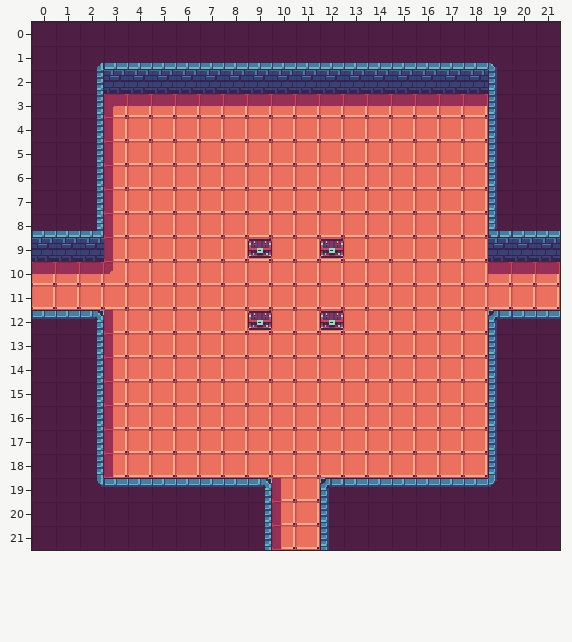
An edit to a level. Tiled map (JSON), assets/funhouse/map/1-0.json. That is the earlier state.
Cells are 16x16 px. Shown: x 0..21, y 0..21.
After:
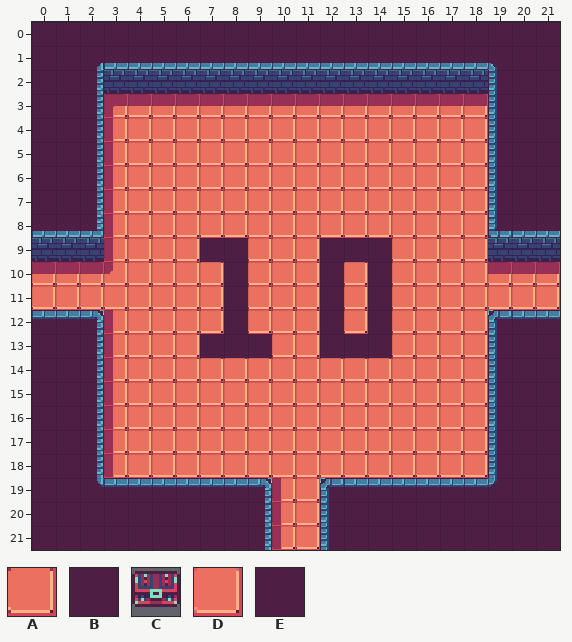
Key: from "Basics": A 5, B 6, C 30; from "Collisions": D 24, E 32.
_ is an empty cell.
See-through tiles are keyed as they look on the map.
What changed:
{"where": "layer \"Floor\""}
{"y":9,"x":7,"old":"AA","new":"BB"}
{"y":9,"x":12,"old":"AAA","new":"BBB"}
{"y":10,"x":8,"old":"A","new":"B"}
{"y":10,"x":12,"old":"A","new":"B"}
{"y":10,"x":14,"old":"A","new":"B"}
{"y":11,"x":8,"old":"A","new":"B"}
{"y":11,"x":12,"old":"A","new":"B"}
{"y":11,"x":14,"old":"A","new":"B"}
{"y":12,"x":8,"old":"A","new":"B"}
{"y":12,"x":12,"old":"A","new":"B"}
{"y":12,"x":14,"old":"A","new":"B"}
{"y":13,"x":7,"old":"AAA","new":"BBB"}
{"y":13,"x":12,"old":"AAA","new":"BBB"}
{"where": "layer \"Collisions\""}
{"y":9,"x":9,"old":"E","new":"D"}
{"y":9,"x":12,"old":"E","new":"D"}
{"y":12,"x":9,"old":"E","new":"D"}
{"y":12,"x":12,"old":"E","new":"D"}
{"where": "layer \"Objects1\""}
{"y":9,"x":9,"old":"C","new":"_"}
{"y":9,"x":12,"old":"C","new":"_"}
{"y":12,"x":9,"old":"C","new":"_"}
{"y":12,"x":12,"old":"C","new":"_"}
{"label":"changed","picture_box":[200,238,272,358]}
{"label":"changed","picture_box":[320,238,392,358]}
